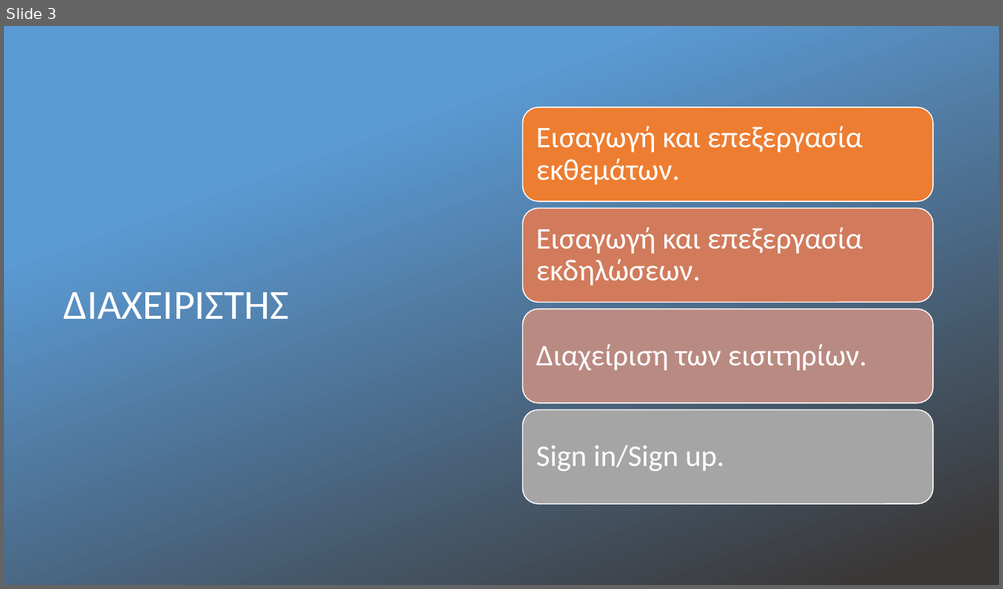
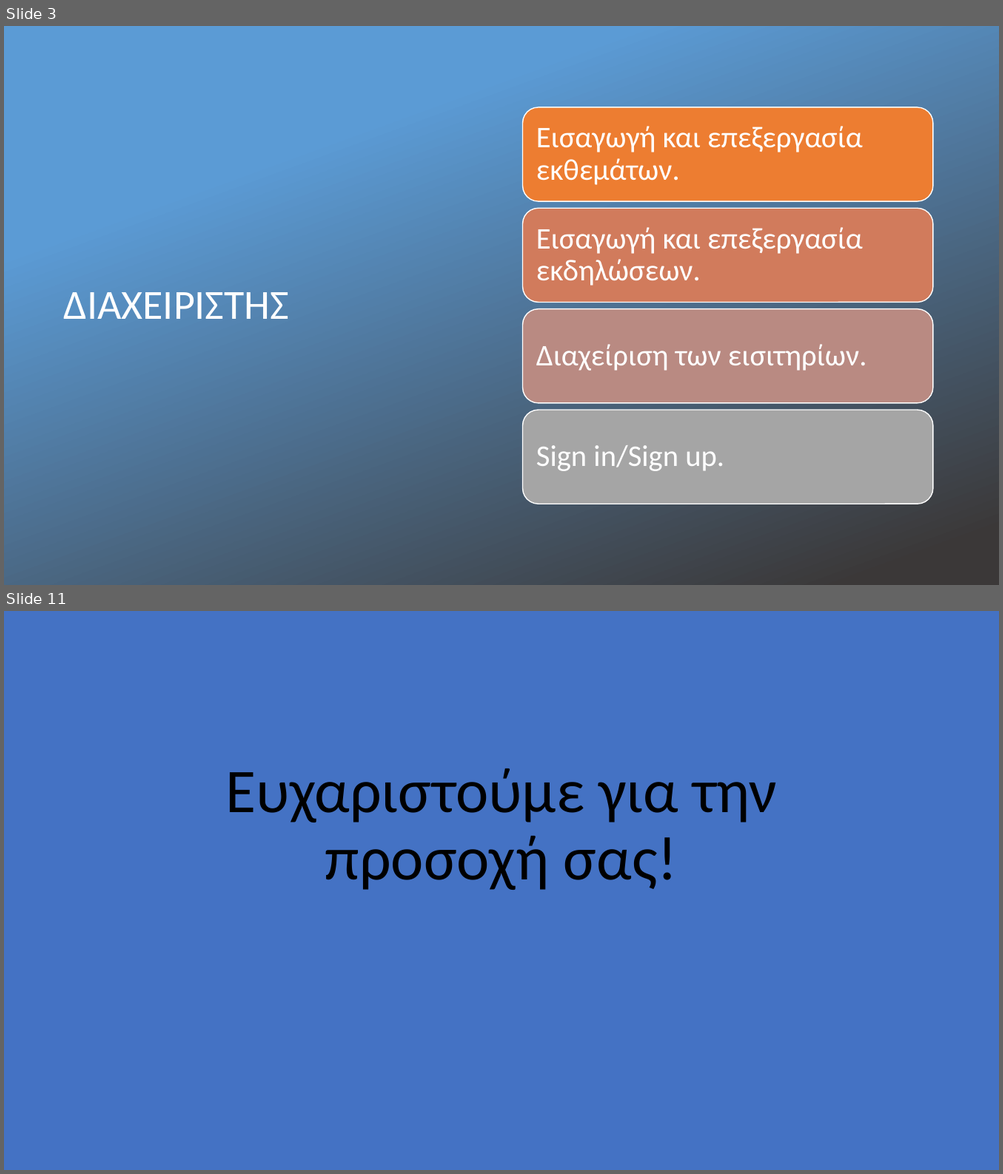
Before and after one commit to stamatispap558/virtual_museum_app, a slide deck: ΕΦΑΡΜΟΓΗ ΥΠΟΣΤΗΡΙΞΗΣ ΑΡΧΑΙΟΛΟΓΙΚΟΥ ΜΟΥΣΕΙΟΥ.pptx. Shown one above the other, each under a label of ours: slide 3 before the commit, slides 3 and 11 after it; the slides between them are not shown. The pictures are 1003x589 and 1003x1174 pixels, drawn with LibreOffice and Linux fonts; fonts in the diff are those of the drawing; background and template pictures are left out. Boxes give left, top, right and bottom in pixels: in the first picture for what was removed or moved away, otherwise in the second. Text is boxed around its words. In the diff, an @@ line names an element or a change of style, - is before the commit and + after.

```diff
--- a/ΕΦΑΡΜΟΓΗ ΥΠΟΣΤΗΡΙΞΗΣ ΑΡΧΑΙΟΛΟΓΙΚΟΥ ΜΟΥΣΕΙΟΥ.pptx
+++ b/ΕΦΑΡΜΟΓΗ ΥΠΟΣΤΗΡΙΞΗΣ ΑΡΧΑΙΟΛΟΓΙΚΟΥ ΜΟΥΣΕΙΟΥ.pptx
@@ slide 11 added at [4,611,999,1170], background #4472C4 @@
@@ title added at [226,769,776,890], 60 pt, text #000000 @@
+Eυχαριστούμε για την προσοχή σας!
```
Also in this commit, not shown: 1 slide changed, 6 other slides added.
